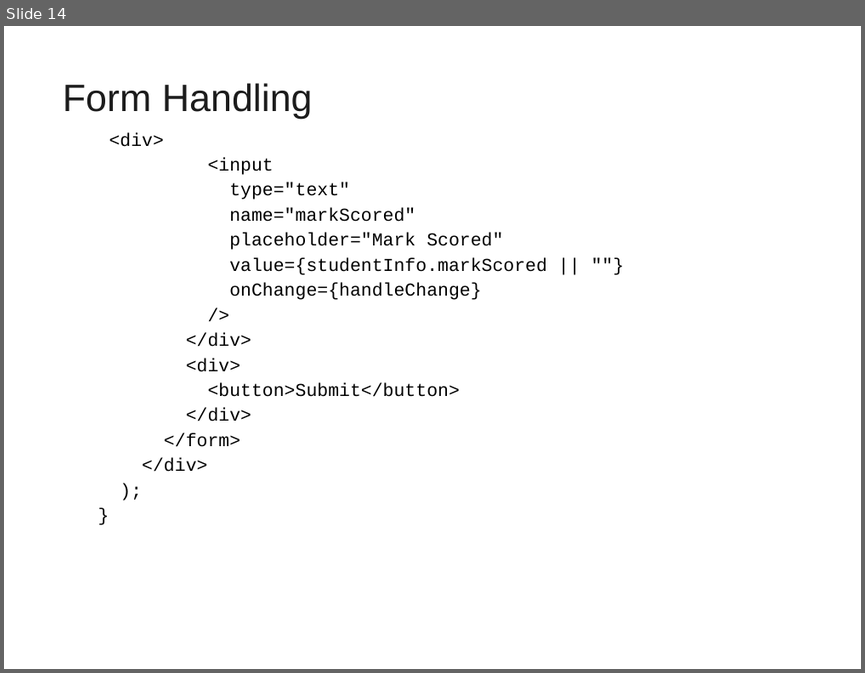
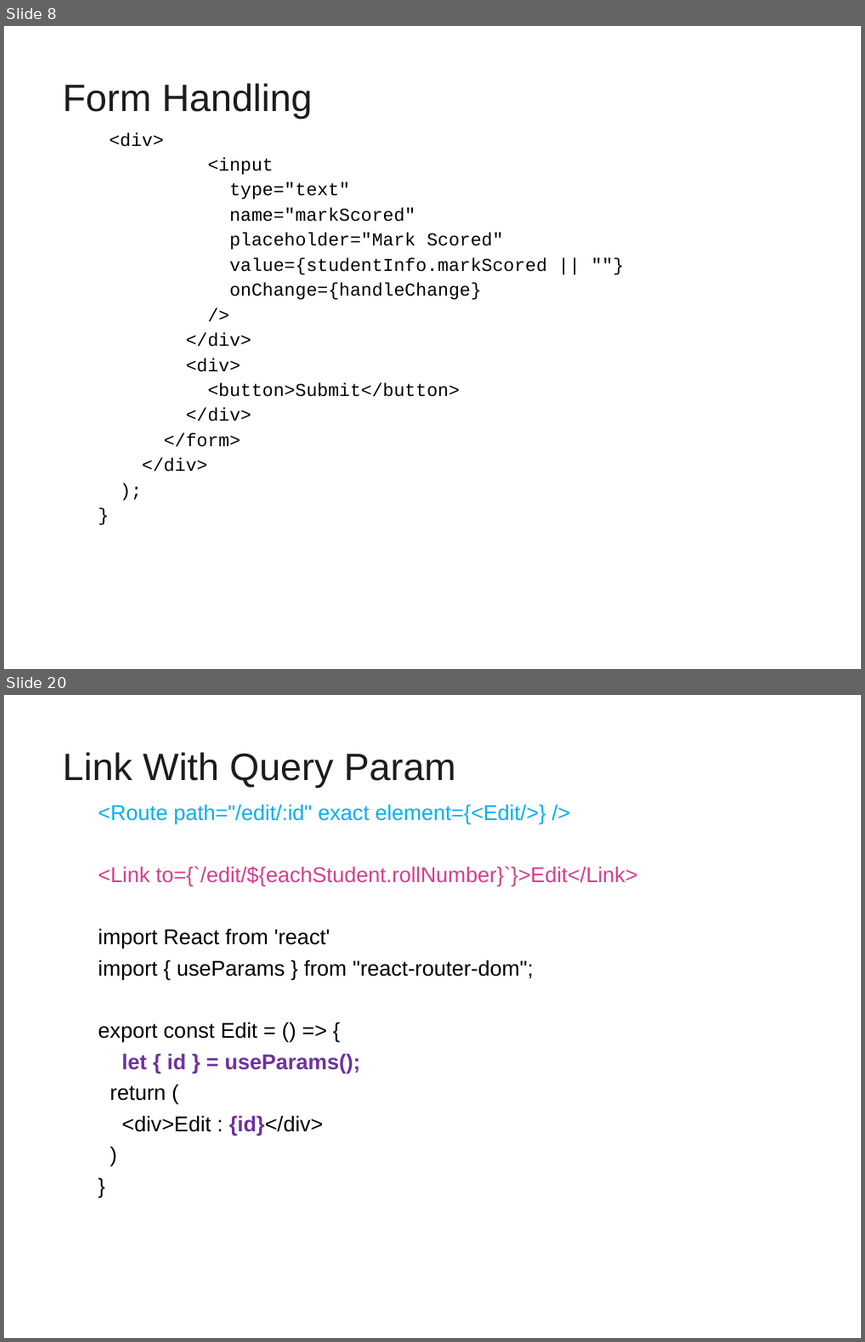
Before and after one commit to vatsanTraining/freshers_dec_2021, a slide deck: ReactJS_Module2.ppt. Shown one above the other, each under a label of ours: slide 14 before the commit, slides 8 and 20 after it; the slides between them are not shown. The pictures are 865x673 and 865x1342 pixels, drawn with LibreOffice and Linux fonts; fonts in the diff are those of the drawing; background and template pictures are left out. Boxes give left, top, right and bottom in pixels: in the first picture for what was removed or moved away, otherwise in the second. Text is boxed around its words. In the diff, an @@ line names an element or a change of style, - is before the commit and + after.

```diff
--- a/ReactJS_Module2.ppt
+++ b/ReactJS_Module2.ppt
@@ slide 20 added at (x1=4, y1=695, x2=861, y2=1338), background picture (left out) @@
@@ title added at (x1=63, y1=752, x2=456, y2=788), 32 pt, text #1C1C1C @@
+Link With Query Param
@@ text added at (x1=98, y1=804, x2=638, y2=1135), 18 pt, text #000000 @@
+  <Route path="/edit/:id" exact element={<Edit/>} />
+  <Link to={`/edit/${eachStudent.rollNumber}`}>Edit</Link>
+  import React from 'react'
+  import { useParams } from "react-router-dom";
+  export const Edit = () => {
+  let { id } = useParams();
+  return (
+  <div>Edit : {id}</div>
+  )
+  }
@@ what was slide 14 is now slide 8 @@
```
Also in this commit, not shown: 1 slide changed, 17 other slides added, 5 slides removed.
